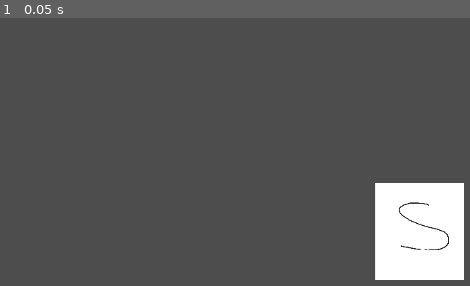
Above: before the commit, frame 1.
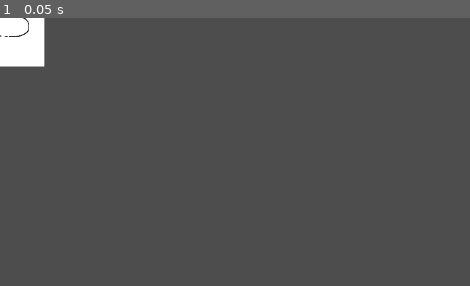
Above: after the commit, the same moment.

Repository: Deans-Paranoia/Deans-Paranoia
Game: Godot game, scene res://scenes/student.tscn
Same seed, same stepped clock (60 frames per second), same inputs: the game is played once before the commit and once after it. This scene is started directly instead of the project's main scene. The engine's default icon, where the game draws it, is replaced by a stand-in: a white triangle on a blue panel in a dark square.
Inputs:
- Up to frame 1 (0.05 s): no input

The runs differ from the first frame. In frame 1, 8.5% of the frame differs, in the area x 0-99%, y 0-98%.

Commit message:
Centered student and player collision shape

Diff:
--- a/scenes/player.tscn
+++ b/scenes/player.tscn
@@ -41,5 +41,4 @@
 [node name="PlayerArea" type="Area2D" parent="CharacterBody2D"]
 
 [node name="CollisionShape2D" type="CollisionShape2D" parent="CharacterBody2D/PlayerArea"]
-position = Vector2(-0.5, -1.5)
 shape = SubResource("RectangleShape2D_84uu5")
--- a/scenes/student.tscn
+++ b/scenes/student.tscn
@@ -5,11 +5,7 @@
 [ext_resource type="Texture2D" uid="uid://cxfbk5bqebjsd" path="res://assets/student.png" id="3_02yls"]
 
 [node name="Student" instance=ExtResource("1_6lj7h")]
-position = Vector2(30, -17)
 script = ExtResource("2_vaos0")
-
-[node name="CharacterBody2D" parent="." index="0"]
-position = Vector2(575, 325)
 
 [node name="Sprite2D" parent="CharacterBody2D" index="0"]
 scale = Vector2(0.42, 0.42)
@@ -22,7 +18,7 @@
 wait_time = 2.0
 
 [node name="CollisionShape2D" parent="CharacterBody2D/PlayerArea" index="0"]
-position = Vector2(2, 0.5)
+position = Vector2(0, 0)
 
 [connection signal="timeout" from="CharacterBody2D/DiggingTimer" to="." method="_on_digging_timer_timeout"]
 [connection signal="timeout" from="CharacterBody2D/FreezeTimer" to="." method="_on_freeze_timer_timeout"]
